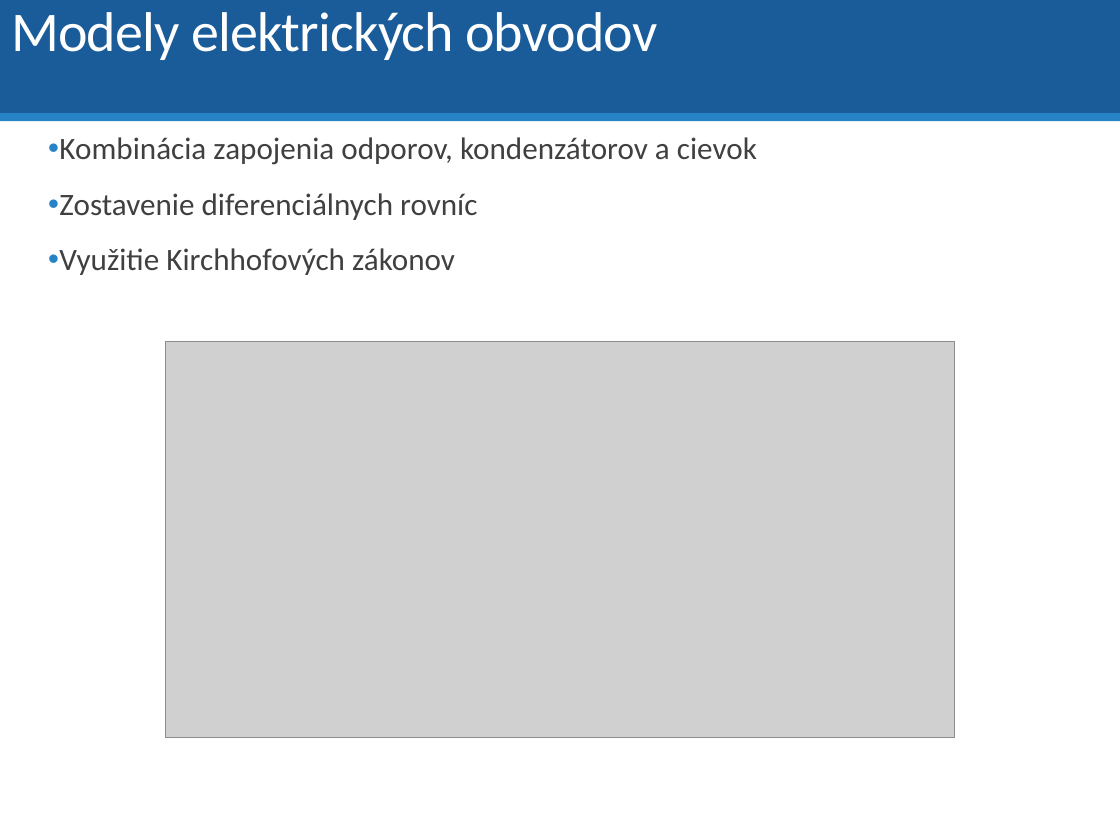
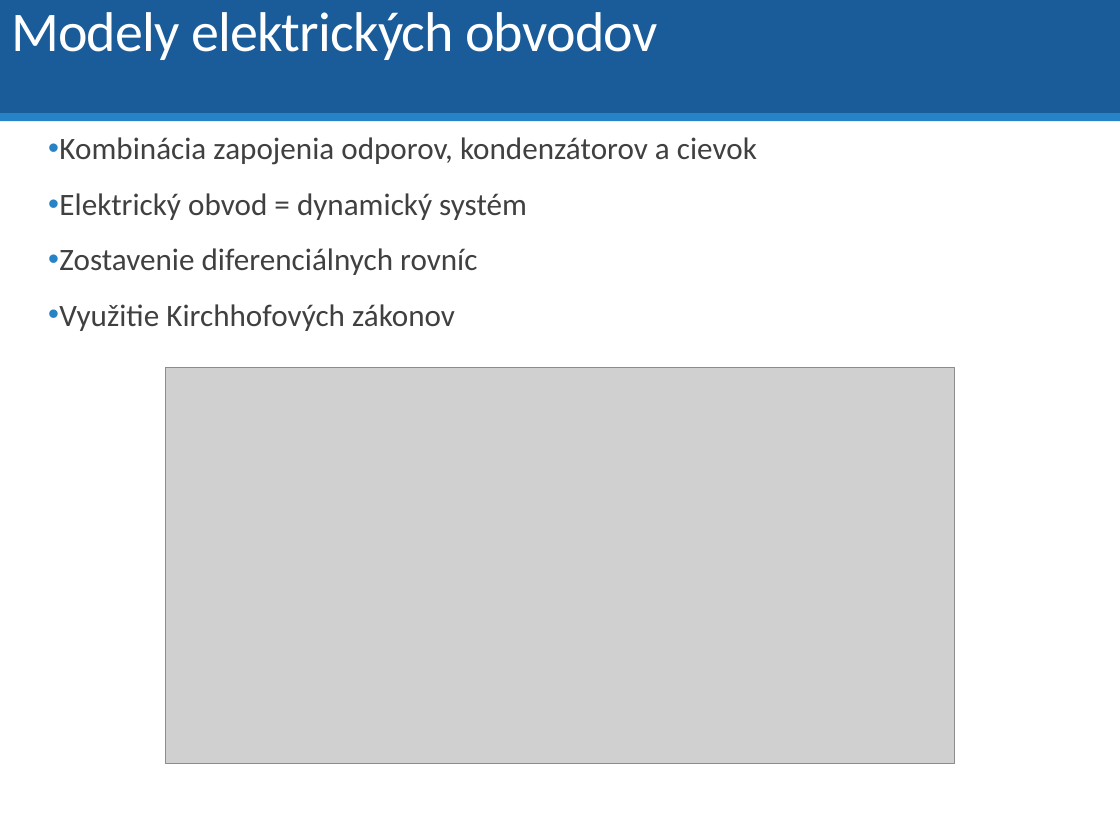
Before and after one commit to dodekm/TeamProjektKybernetika, a slide deck: slide 14 of Nove prednasky/P01_dynamika_dif_rovnice_LPT_prenosova_funkcia_modelovanie.pptx. Drawn at 1120x840 pixels with LibreOffice and Linux fonts; fonts in the diff are those of the drawing; grey boxes stand for pictures. Boxes give left, top, right and bottom in pixels: in the first picture for what was removed or moved away, otherwise in the second. Text is boxed around its words. In the diff, an @@ line names an element or a change of style, - is before the commit and + after.

```diff
--- a/Nove prednasky/P01_dynamika_dif_rovnice_LPT_prenosova_funkcia_modelovanie.pptx
+++ b/Nove prednasky/P01_dynamika_dif_rovnice_LPT_prenosova_funkcia_modelovanie.pptx
@@ text at box(59, 193, 527, 220): paragraph added @@
+• Elektrický obvod = dynamický systém
@@ picture: place and size @@
-picture at box(166, 342, 955, 737)
+picture at box(166, 367, 955, 763)
```
Also in this commit, not shown: 1 other slide changed, 1 slide added.
